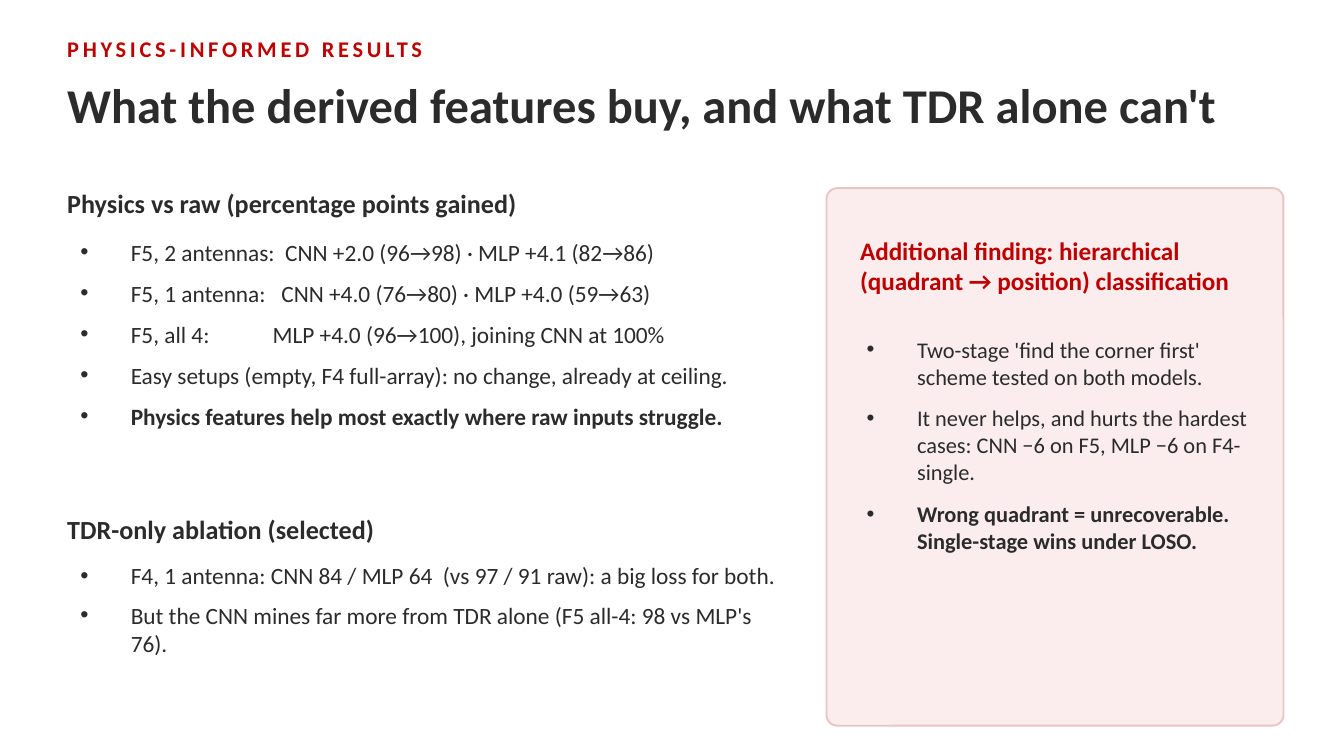
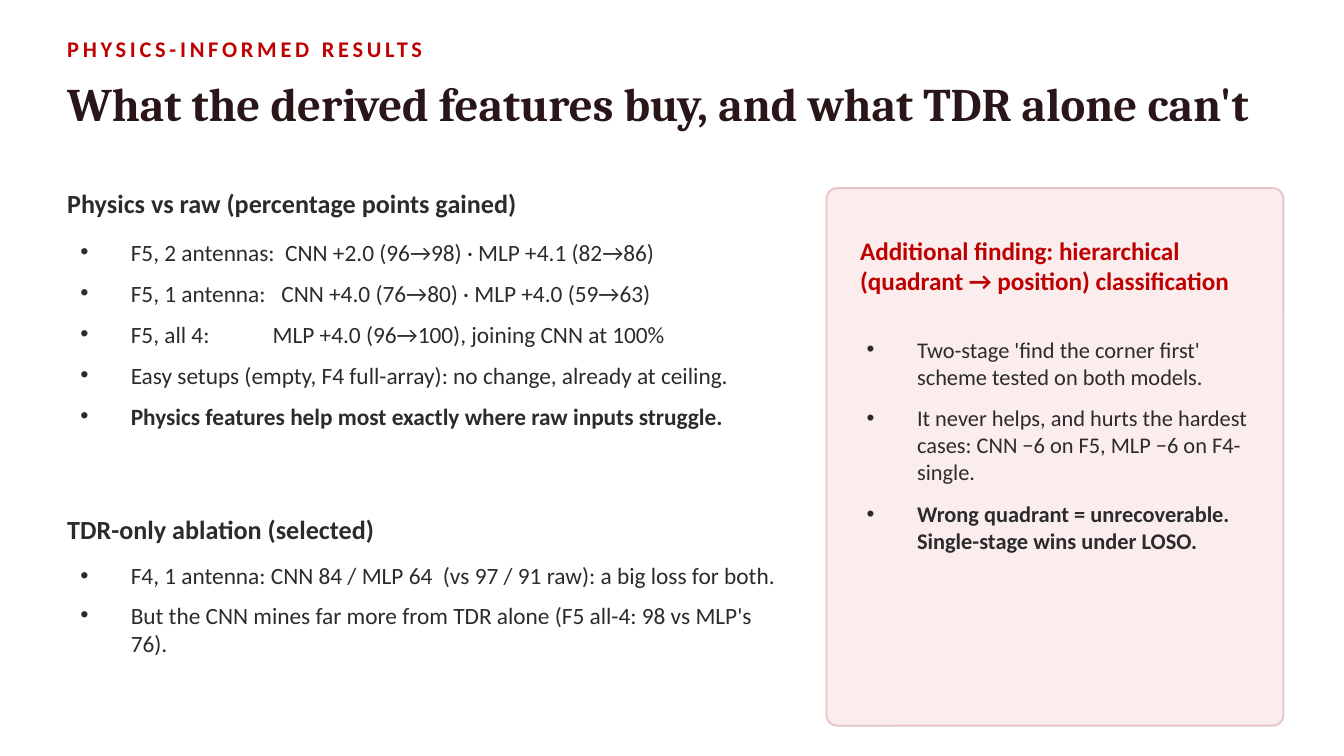
Before and after one commit to pmart1534/microwave-phantom-localization-cnn-mlp, a slide deck: slide 30 of presentation/CNN_vs_MLP_Comparison.pptx. Drawn at 1344x756 pixels with LibreOffice and Linux fonts; fonts in the diff are those of the drawing. Boxes give left, top, right and bottom in pixels: in the first picture for what was removed or moved away, otherwise in the second. Text is boxed around its words. In the diff, an @@ line names an element or a change of style, - is before the commit and + after.

```diff
--- a/presentation/CNN_vs_MLP_Comparison.pptx
+++ b/presentation/CNN_vs_MLP_Comparison.pptx
@@ text "What the derived features buy, ..." at (x1=67, y1=88, x2=1249, y2=132): size 26 to 25 pt, font Calibri to Cambria, text colour #2B2B2B to #2A1618 @@
```
Also in this commit, not shown: 30 other slides changed, 41 other files.
